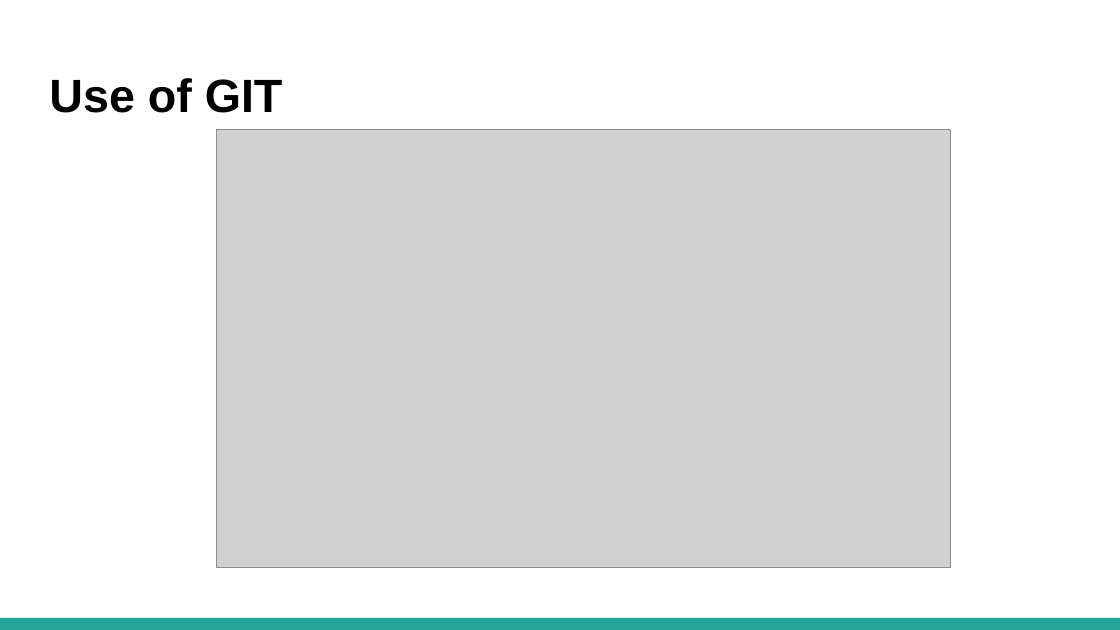
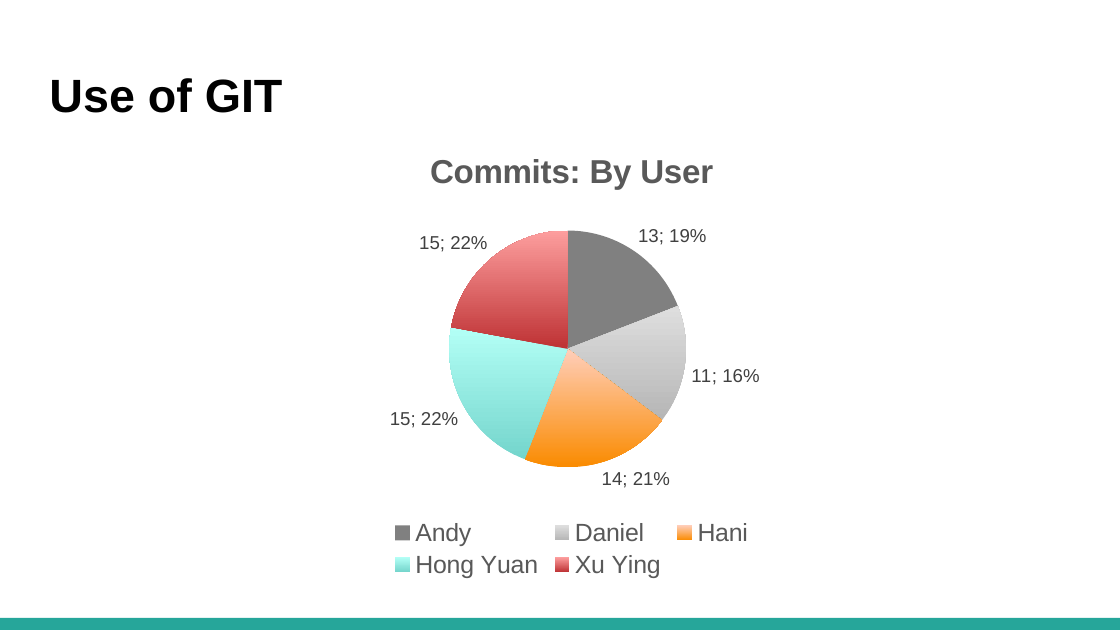
Before and after one commit to lameo/IS203_Project, a slide deck: slide 26 of presentations/SE_ Final Presentation.pptx. Drawn at 1120x630 pixels with LibreOffice and Linux fonts; fonts in the diff are those of the drawing; grey boxes stand for pictures. Boxes give left, top, right and bottom in pixels: in the first picture for what was removed or moved away, otherwise in the second. Text is boxed around its words. In the diff, an @@ line names an element or a change of style, - is before the commit and + after.

```diff
--- a/presentations/SE_ Final Presentation.pptx
+++ b/presentations/SE_ Final Presentation.pptx
@@ pie chart added at [183,130,961,584] @@
+title "Commits: By User "
+categories: Andy, Daniel, Hani, Hong Yuan, Xu Ying
+Series 1: 13, 11, 14, 15, 15
@@ picture removed at [217,130,951,568] @@
```
Also in this commit, not shown: 16 other slides changed.
